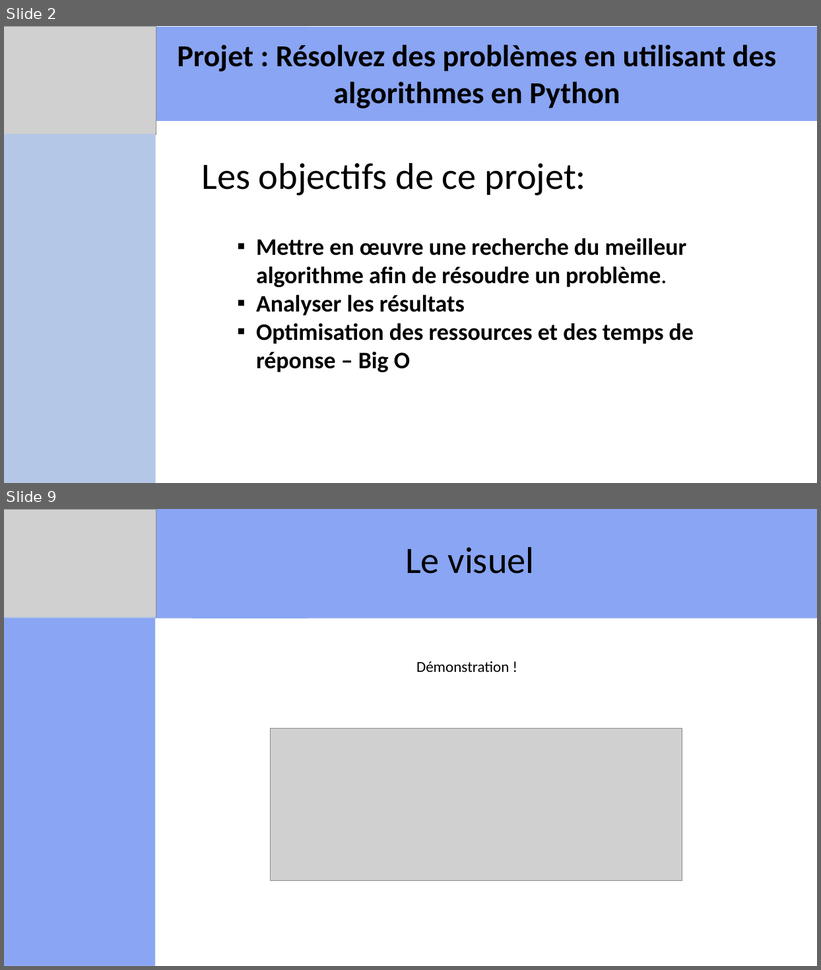
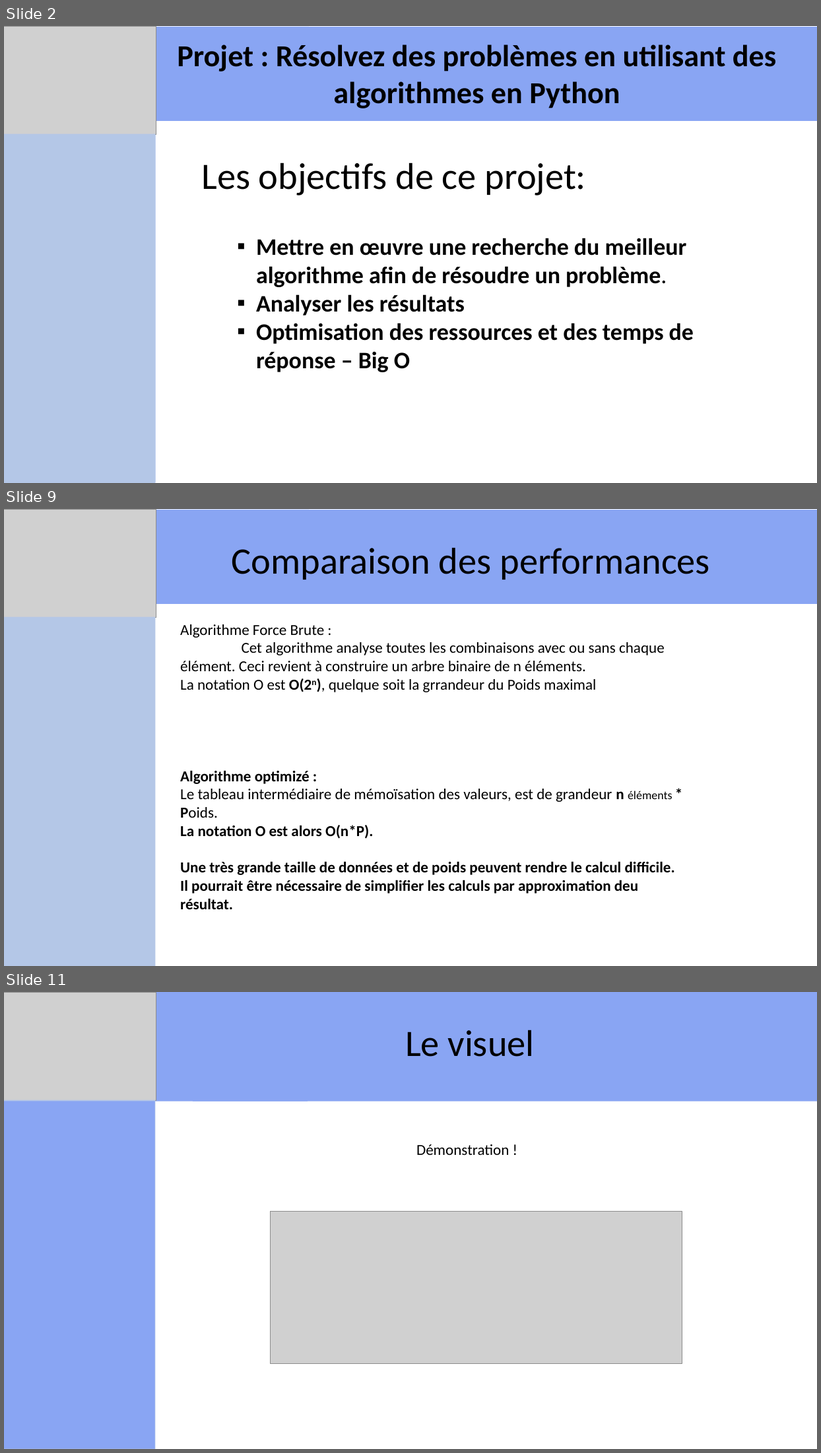
Before and after one commit to Fovea4F/Projet7-OC-Resolvez_des_problemes_en_utilisant_des_algorithmes_en_Python, a slide deck: livrables/Projet7-JustStreamIt.pptx. Shown one above the other, each under a label of ours: slides 2 and 9 before the commit, slides 2, 9 and 11 after it; the slides between them are not shown. The pictures are 821x970 and 821x1453 pixels, drawn with LibreOffice and Linux fonts; fonts in the diff are those of the drawing; grey boxes stand for pictures. Boxes give left, top, right and bottom in pixels: in the first picture for what was removed or moved away, otherwise in the second. Text is boxed around its words. In the diff, an @@ line names an element or a change of style, - is before the commit and + after.

```diff
--- a/livrables/Projet7-JustStreamIt.pptx
+++ b/livrables/Projet7-JustStreamIt.pptx
@@ slide 9 added at (x1=4, y1=509, x2=817, y2=966), background #FFFFFF @@
@@ picture added at (x1=4, y1=510, x2=156, y2=618) @@
@@ rectangle added at (x1=5, y1=510, x2=309, y2=604), fill #89A5F3 @@
@@ rectangle added at (x1=193, y1=510, x2=817, y2=604), fill #89A5F3 @@
@@ text added at (x1=232, y1=547, x2=710, y2=580), 44 pt, text #000000 @@
+Comparaison des performances
@@ rectangle added at (x1=4, y1=618, x2=155, y2=966), fill #89A5F3 @@
@@ rectangle added at (x1=4, y1=617, x2=155, y2=966), fill #B4C7E7 @@
@@ text added at (x1=180, y1=625, x2=675, y2=910), 18 pt, text #000000 @@
+Algorithme Force Brute :
+Cet algorithme analyse toutes les combinaisons avec ou sans chaque élément. Ceci revient à construire un arbre binaire de n éléments.
+La notation O est O(2n), quelque soit la grrandeur du Poids maximal
+Algorithme optimizé :
+Le tableau intermédiaire de mémoïsation des valeurs, est de grandeur n éléments * Poids.
+La notation O est alors O(n*P).
+Une très grande taille de données et de poids peuvent rendre le calcul difficile.
+Il pourrait être nécessaire de simplifier les calculs par approximation deu résultat.
@@ what was slide 9 is now slide 11 @@
```
Also in this commit, not shown: 1 slide changed, 6 other slides added, 5 slides removed, 2 other files.
